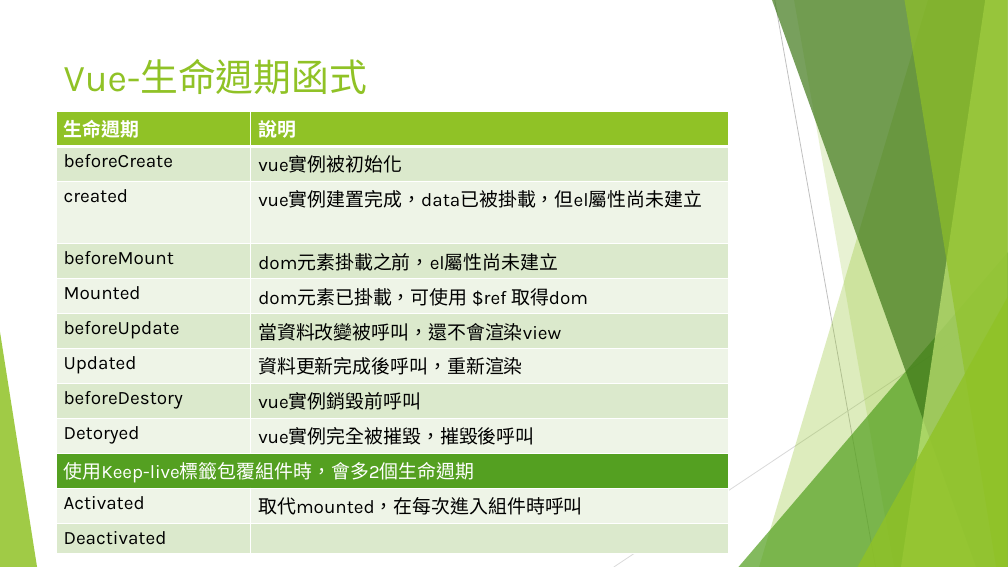
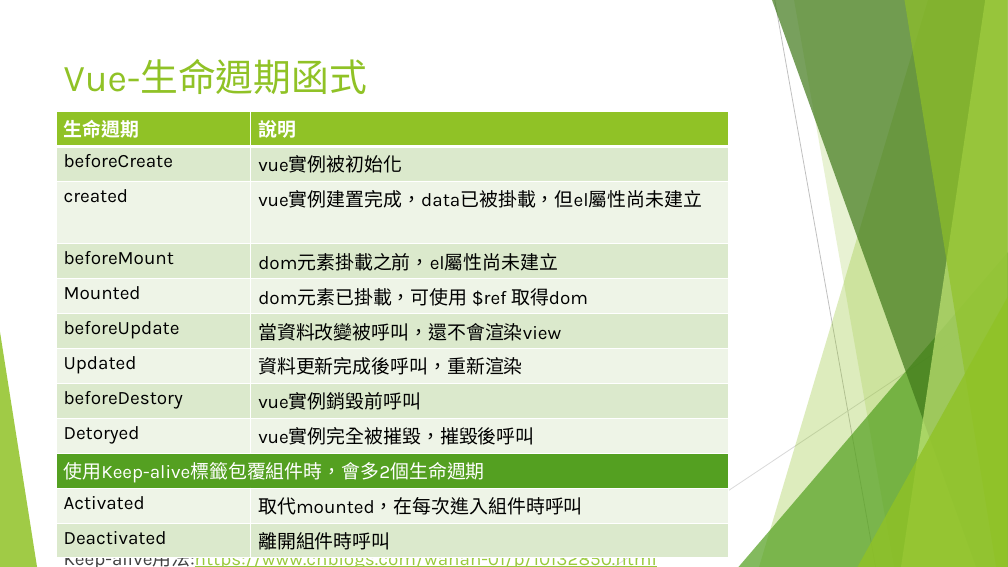
Before and after one commit to JSENESoftware/Education, a slide deck: slide 10 of Vue教育訓練.pptx. Drawn at 1008x567 pixels with LibreOffice and Linux fonts; fonts in the diff are those of the drawing. Boxes give left, top, right and bottom in pixels: in the first picture for what was removed or moved away, otherwise in the second. Text is boxed around its words. In the diff, an @@ line names an element or a change of style, - is before the commit and + after.

```diff
--- a/Vue教育訓練.pptx
+++ b/Vue教育訓練.pptx
@@ table at [56,111,728,554] @@
-row 10, column 1: 使用Keep-live標籤包覆組件時，會多2個生命週期
+row 10, column 1: 使用Keep-alive標籤包覆組件時，會多2個生命週期
-row 12, column 2: 
+row 12, column 2: 離開組件時呼叫
@@ text at [64,548,657,567]: paragraph added @@
+Keep-alive用法:https://www.cnblogs.com/wanan-01/p/10132850.html
```
Also in this commit, not shown: 1 other slide changed.
